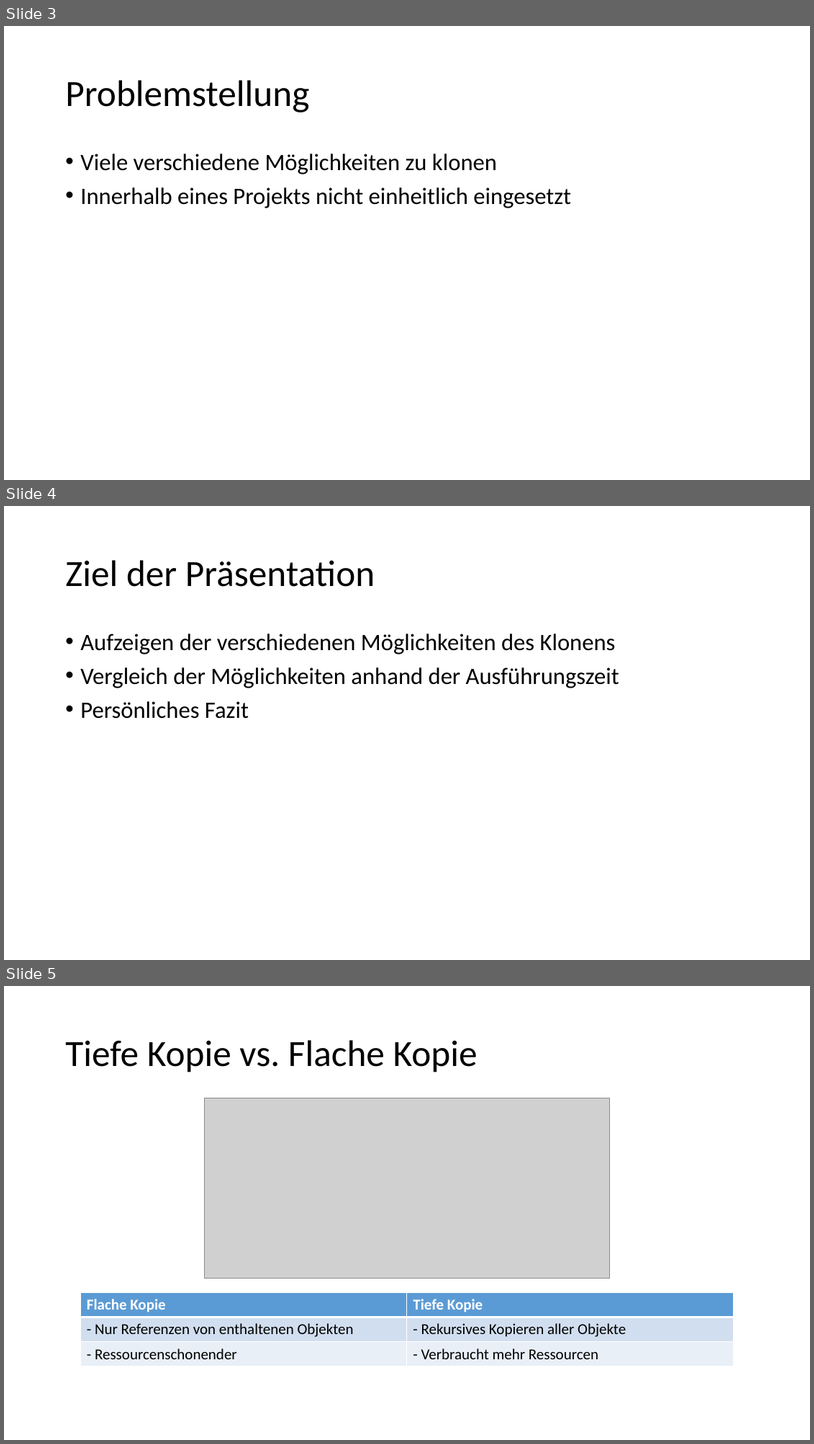
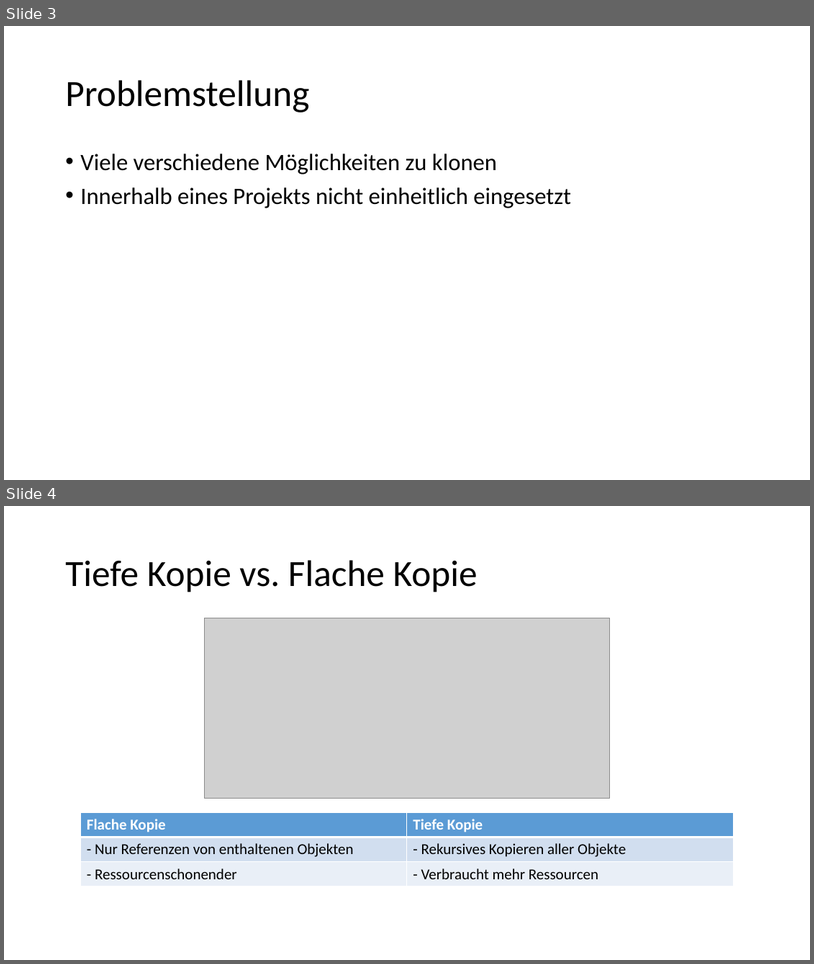
Before and after one commit to doubleSlashde/brownbagLunchCloneObjectsInJava, a slide deck: Klonen von Objekten in Java.pptx. Shown one above the other, each under a label of ours: slides 3, 4 and 5 before the commit, slides 3 and 4 after it. The pictures are 814x1444 and 814x964 pixels, drawn with LibreOffice and Linux fonts; fonts in the diff are those of the drawing; grey boxes stand for pictures. Boxes give left, top, right and bottom in pixels: in the first picture for what was removed or moved away, otherwise in the second. Text is boxed around its words. In the diff, an @@ line names an element or a change of style, - is before the commit and + after.

```diff
--- a/Klonen von Objekten in Java.pptx
+++ b/Klonen von Objekten in Java.pptx
@@ slide 4 removed at [4, 506, 810, 960], background #FFFFFF @@
@@ title removed at [65, 560, 375, 587] @@
-Ziel der Präsentation
@@ text removed at [80, 633, 620, 718] @@
-• Aufzeigen der verschiedenen Möglichkeiten des Klonens
-• Vergleich der Möglichkeiten anhand der Ausführungszeit
-• Persönliches Fazit
@@ what was slide 5 is now slide 4 @@
```
Also in this commit, not shown: 2 slides changed, 6 slides added, 3 other files.
